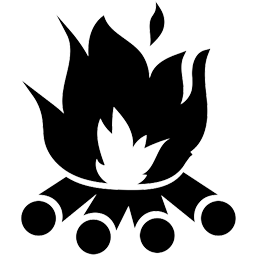
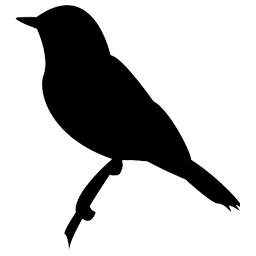
Layers edited between the first and the second 256x256 image:
added layer "birds" above "bonfire" over <box>15,5,240,251</box>
hid "bonfire" over <box>20,1,236,255</box>
